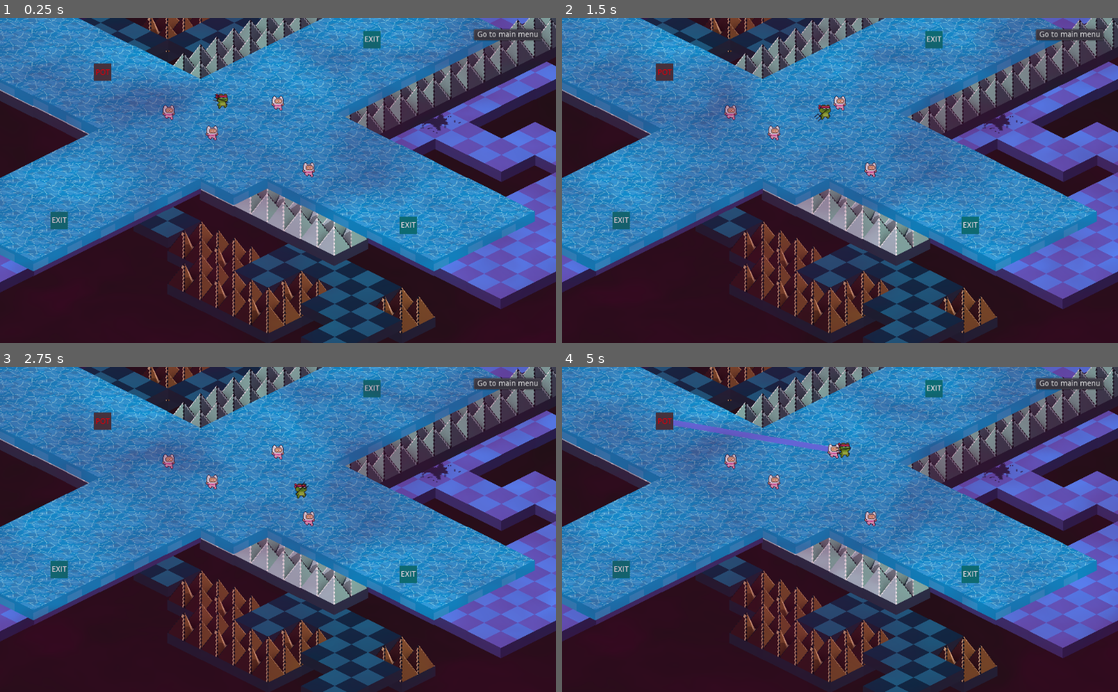
Above: before the commit, frames 1-4 (two rows, left to right).
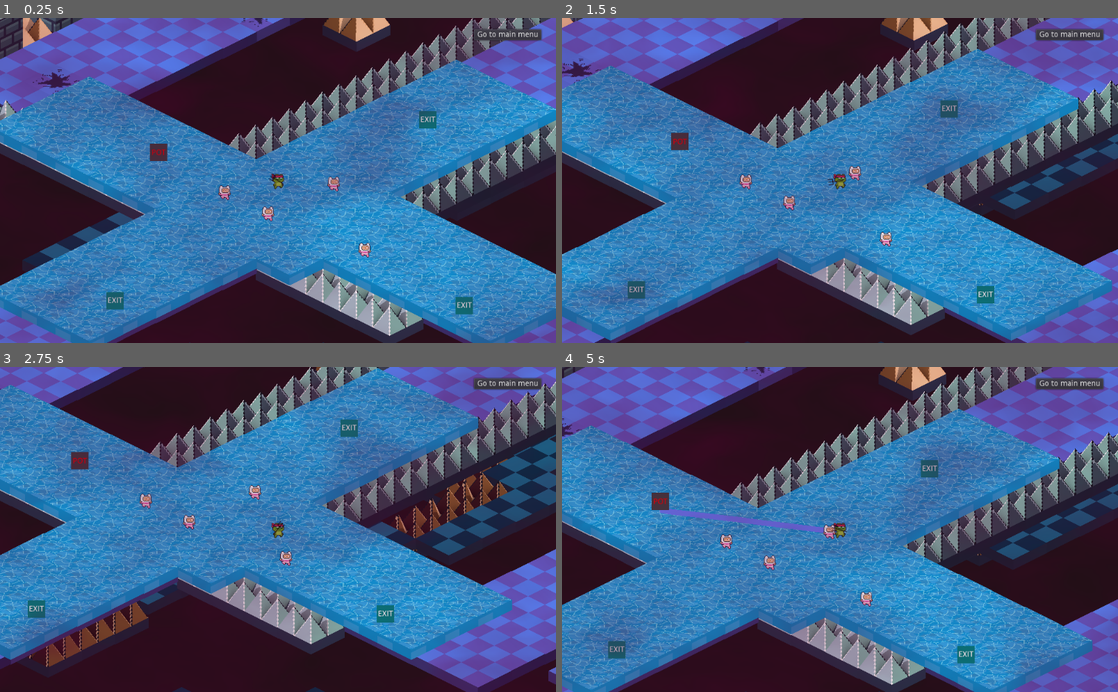
Above: after the commit, the same moments.

Repository: Serpenter/GameJamDevilsWork
Game: Godot game, scene res://test_scenes/Test_2.tscn
Two runs of this game, one before a commit and one after it. Both use one fixed random seed, a clock stepped at 60 frames per second and the inputs below. This scene is started directly instead of the project's main scene. The engine's default icon, where the game draws it, is replaced by a stand-in: a white triangle on a blue panel in a dark square.
Inputs (mouse positions are in pixels of both pictures, inside the frame that each line leads up to):
- Up to frame 1 (0.25 s): no input
- Up to frame 2 (1.5 s): tap Enter at 0.5 s; move the mouse to (962, 164) at 0.52 s; hold D (move_right) 0.53-1.28 s; click (962, 164) at 0.6 s; move the mouse to (728, 196) at 1.27 s; hold S (move_down) from 1.28 s (still down); click (728, 196) at 1.35 s
- Up to frame 3 (2.75 s): move the mouse to (333, 458) at 2.02 s; release S (move_down) at 2.03 s; hold D (move_right) from 2.03 s (still down); click (333, 458) at 2.1 s
- Up to frame 4 (5 s): move the mouse to (812, 594) at 2.77 s; release D (move_right) at 2.78 s; hold W (move_up) 2.78-3.53 s; click (812, 594) at 2.85 s; move the mouse to (1006, 578) at 3.52 s; hold A (move_left) from 3.53 s (still down); click (1006, 578) at 3.6 s; move the mouse to (673, 480) at 4.27 s; click (673, 480) at 4.35 s

The runs differ from the first frame. In frame 1, 83% of the frame differs, in the area x 0-100%, y 0-100%; in frame 2, 79%; in frame 3, 67%; in frame 4, 82%.

Commit message:
pot and exit now interact with sinners

Diff:
--- /dev/null
+++ b/GameJamDevilsWork/prefab_scenes/Exit/Exit.gd
@@ -0,0 +1,24 @@
+extends Node2D
+
+
+# Declare member variables here. Examples:
+# var a = 2
+# var b = "text"
+
+onready var exit_area = $ExitArea
+var sinners_exited = 0
+
+
+# Called when the node enters the scene tree for the first time.
+func _ready():
+    pass # Replace with function body.
+
+
+# Called every frame. 'delta' is the elapsed time since the previous frame.
+func _process(delta):
+
+    var colBodies = exit_area.get_overlapping_bodies()
+    for colBody in colBodies:
+        if colBody.has_method("exit_hell"):
+            if colBody.exit_hell():
+                sinners_exited += 1
--- a/GameJamDevilsWork/prefab_scenes/Exit/Exit.tscn
+++ b/GameJamDevilsWork/prefab_scenes/Exit/Exit.tscn
@@ -1,6 +1,7 @@
-[gd_scene load_steps=3 format=2]
+[gd_scene load_steps=4 format=2]
 
 [ext_resource path="res://assets/Placeholders/Exit.png" type="Texture" id=1]
+[ext_resource path="res://prefab_scenes/Exit/Exit.gd" type="Script" id=2]
 
 [sub_resource type="RectangleShape2D" id=1]
 extents = Vector2( 16.8459, 16.6988 )
@@ -8,11 +9,12 @@
 [node name="Exit" type="Node2D" groups=[
 "exits",
 ]]
+script = ExtResource( 2 )
 
 [node name="Sprite" type="Sprite" parent="."]
 texture = ExtResource( 1 )
 
-[node name="Area2D" type="Area2D" parent="."]
+[node name="ExitArea" type="Area2D" parent="."]
 
-[node name="CollisionShape2D" type="CollisionShape2D" parent="Area2D"]
+[node name="CollisionShape2D" type="CollisionShape2D" parent="ExitArea"]
 shape = SubResource( 1 )
--- /dev/null
+++ b/GameJamDevilsWork/prefab_scenes/Pot/Pot.gd
@@ -0,0 +1,24 @@
+extends Node2D
+
+
+# Declare member variables here. Examples:
+# var a = 2
+# var b = "text"
+
+onready var pot_area = $PotArea
+var sinners_inside = 0
+
+
+# Called when the node enters the scene tree for the first time.
+func _ready():
+    pass # Replace with function body.
+
+
+# Called every frame. 'delta' is the elapsed time since the previous frame.
+func _process(delta):
+
+    var colBodies = pot_area.get_overlapping_bodies()
+    for colBody in colBodies:
+        if colBody.has_method("get_in_pot"):
+            if colBody.get_in_pot():
+                sinners_inside += 1
--- a/GameJamDevilsWork/prefab_scenes/Pot/Pot.tscn
+++ b/GameJamDevilsWork/prefab_scenes/Pot/Pot.tscn
@@ -1,18 +1,26 @@
-[gd_scene load_steps=3 format=2]
+[gd_scene load_steps=5 format=2]
 
 [ext_resource path="res://assets/Placeholders/Pot.png" type="Texture" id=1]
+[ext_resource path="res://prefab_scenes/Pot/Pot.gd" type="Script" id=2]
 
 [sub_resource type="RectangleShape2D" id=1]
 extents = Vector2( 17.2077, 17.1808 )
 
-[node name="Pot" type="Node2D" groups=[
+[sub_resource type="RectangleShape2D" id=2]
+extents = Vector2( 22.9125, 22.7016 )
+
+[node name="Pot" type="StaticBody2D" groups=[
 "pots",
 ]]
+script = ExtResource( 2 )
 
 [node name="Sprite" type="Sprite" parent="."]
 texture = ExtResource( 1 )
 
-[node name="Area2D" type="Area2D" parent="."]
+[node name="CollisionShape2D" type="CollisionShape2D" parent="."]
+shape = SubResource( 1 )
 
-[node name="CollisionShape2D" type="CollisionShape2D" parent="Area2D"]
-shape = SubResource( 1 )
+[node name="PotArea" type="Area2D" parent="."]
+
+[node name="CollisionShape2D" type="CollisionShape2D" parent="PotArea"]
+shape = SubResource( 2 )
--- a/GameJamDevilsWork/prefab_scenes/Sinner/Sinner.gd
+++ b/GameJamDevilsWork/prefab_scenes/Sinner/Sinner.gd
@@ -38,11 +38,45 @@
     "idle":"go_to_pot",
     "go_to_exit":"idle"}
 
-var current_state = "idle"
+var current_state
+
+
+var state_min_time = {
+    "idle":5,
+    "go_to_pot":5,
+    "go_to_exit": 1 # not_used since not upgradable
+}
+
+var state_range_time = {
+    "idle":10,
+    "go_to_pot":10,
+    "go_to_exit": 1 # not_used since not upgradable
+}
+
+var idle_time_max = 15.0
+var idle_time_min = 5.0
+
+var pot_time_max = 15.0
+var pot_time_min = 5.0
 
 # Called when the node enters the scene tree for the first time.
 func _ready():
+    set_state("idle")
     pass # Replace with function body.
+
+func get_in_pot():
+    if current_state == "go_to_pot":
+        print("SINNER ENTERS THE POT")
+        queue_free()
+    else:
+        print("SINNER WON'T GO IN THE POT")
+
+func exit_hell():
+    if current_state == "go_to_exit":
+        print("SINNER EXITED HELL")
+        queue_free()
+    else:
+        print("SINNER WON'T EXIT HELL")
 
 
 func push_sinner(direction):
@@ -109,6 +143,13 @@
     elif current_state == "go_to_pot":
         go_to_node_in_group("pots")
 
+    state_change_timeout = randf()*state_range_time[current_state] + state_min_time[current_state]
+
+
+func resolve_path_completion():
+    if current_state == "idle":
+        print("ERROR idle path completion")
+        return
 
 
 func _process(delta):
@@ -124,11 +165,10 @@
 
     var target_vector = path[0] - get_global_position()
 
-    if target_vector.length() < needed_point_proximity:
+    var global_pos = get_global_position()
+
+    if target_vector.length() < needed_point_proximity and len(path) > 1:
         path.remove(0)
-
-    if path.empty():
-        return
 
     target_vector = path[0] - get_global_position()
 
--- a/GameJamDevilsWork/prefab_scenes/Sinner/Sinner.tscn
+++ b/GameJamDevilsWork/prefab_scenes/Sinner/Sinner.tscn
@@ -7,6 +7,7 @@
 height = 10.6856
 
 [node name="Sinner" type="KinematicBody2D"]
+collision_mask = 2
 script = ExtResource( 1 )
 
 [node name="Sprite" type="Sprite" parent="."]
--- a/GameJamDevilsWork/test_scenes/Test_2.tscn
+++ b/GameJamDevilsWork/test_scenes/Test_2.tscn
@@ -10,9 +10,9 @@
 [ext_resource path="res://test_scenes/test_water_tileset.tres" type="TileSet" id=8]
 
 [sub_resource type="NavigationPolygon" id=1]
-vertices = PoolVector2Array( 726.398, -58.4144, 902.868, 10.5815, 603.664, 173.783, 374.12, 109.431, 957.269, 366.839, 796.72, 447.777, 525.578, 274.697, 365.144, 282.631, 187.579, 205.304, -90.2244, 47.7867, 54.4053, -32.404, 440.741, 284.963, 57.2692, 444.444, -84.4965, 354.23 )
-polygons = [ PoolIntArray( 0, 1, 2, 3 ), PoolIntArray( 2, 4, 5, 6, 3 ), PoolIntArray( 7, 8, 9, 10, 3, 6, 11 ), PoolIntArray( 12, 13, 8, 7 ) ]
-outlines = [ PoolVector2Array( 440.741, 284.963, 525.578, 27 …(183 unchanged characters)… 23, 57.2692, 444.444, 365.144, 282.631 ) ]
+vertices = PoolVector2Array( 726.398, -58.4144, 902.868, 10.5815, 603.664, 173.783, 374.12, 109.431, 957.269, 366.839, 796.72, 447.777, 525.578, 274.697, 187.579, 205.304, -90.2244, 47.7867, 54.4053, -32.404, 172.862, 110.424, 365.144, 282.631, 57.2692, 444.444, -84.4965, 354.23, 440.741, 284.963, 207, 110.912, 172.375, 77.7501, 206.512, 77.7501 )
+polygons = [ PoolIntArray( 0, 1, 2, 3 ), PoolIntArray( 2, 4, 5, 6, 3 ), PoolIntArray( 7, 8, 9, 10 ), PoolIntArray( 11, 12, 13, 7, 3 ), PoolIntArray( 3, 6, 14, 11 ), PoolIntArray( 15, 3, 7 ), PoolIntArray( 10, 15, 7 ), PoolIntArray( 16, 10, 9 ), PoolIntArray( 3, 15, 17 ), PoolIntArray( 9, 3, 17 ), PoolIntArray( 16, 9, 17 ) ]
+outlines = [ PoolVector2Array( 440.741, 284.963, 525.578, 27 …(183 unchanged characters)… 23, 57.2692, 444.444, 365.144, 282.631 ), PoolVector2Array( 172.862, 110.424, 172.375, 77.7501, 206.512, 77.7501, 207, 110.912 ) ]
 
 [node name="MainGame" type="Node2D"]
 script = ExtResource( 1 )
@@ -73,6 +73,7 @@
 [node name="Navigation2D" type="Navigation2D" parent="world"]
 
 [node name="NavigationPolygonInstance" type="NavigationPolygonInstance" parent="world/Navigation2D"]
+position = Vector2( -1.38474, 5.384 )
 navpoly = SubResource( 1 )
 
 [node name="CanvasLayer" type="CanvasLayer" parent="."]
@@ -97,6 +98,9 @@
 [node name="Imp" parent="." instance=ExtResource( 4 )]
 position = Vector2( 409.227, 151.54 )
 
+[node name="Camera2D" type="Camera2D" parent="Imp"]
+current = true
+
 [node name="Sinners" type="Node2D" parent="."]
 __meta__ = {
 "_edit_lock_": true
